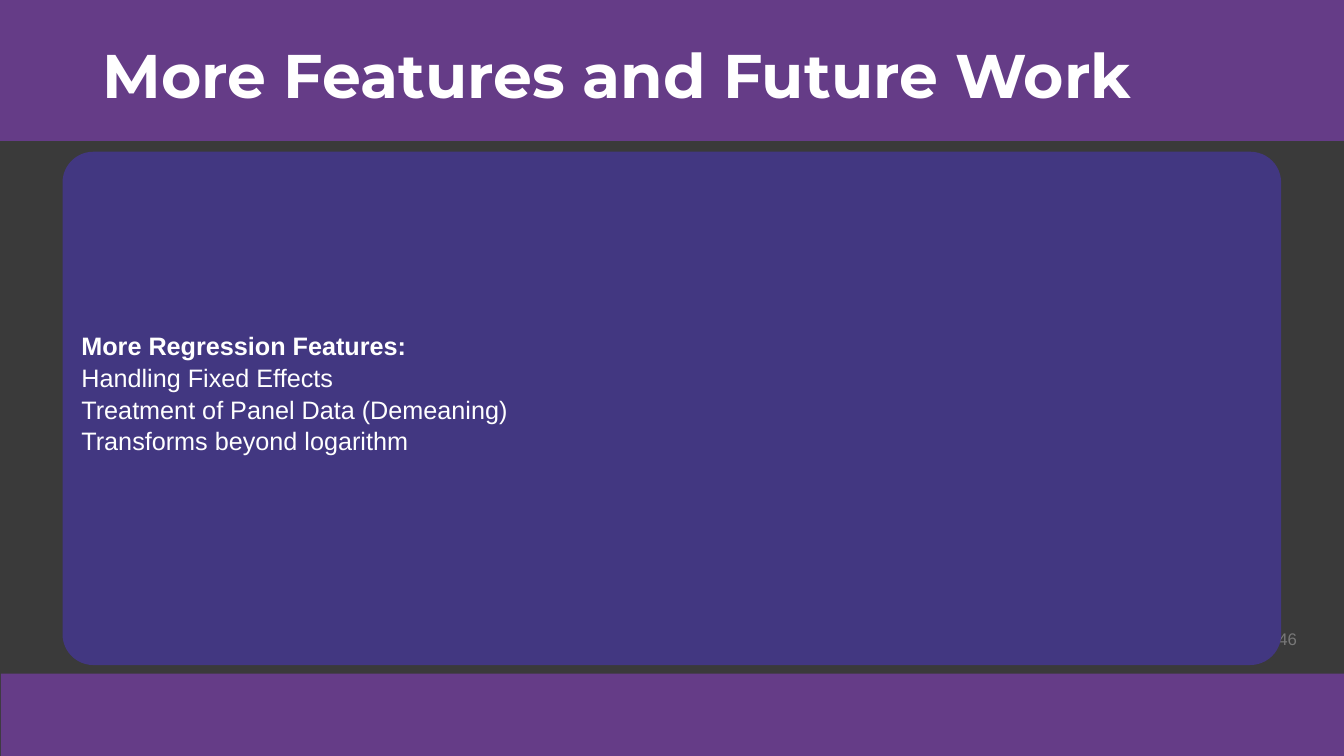
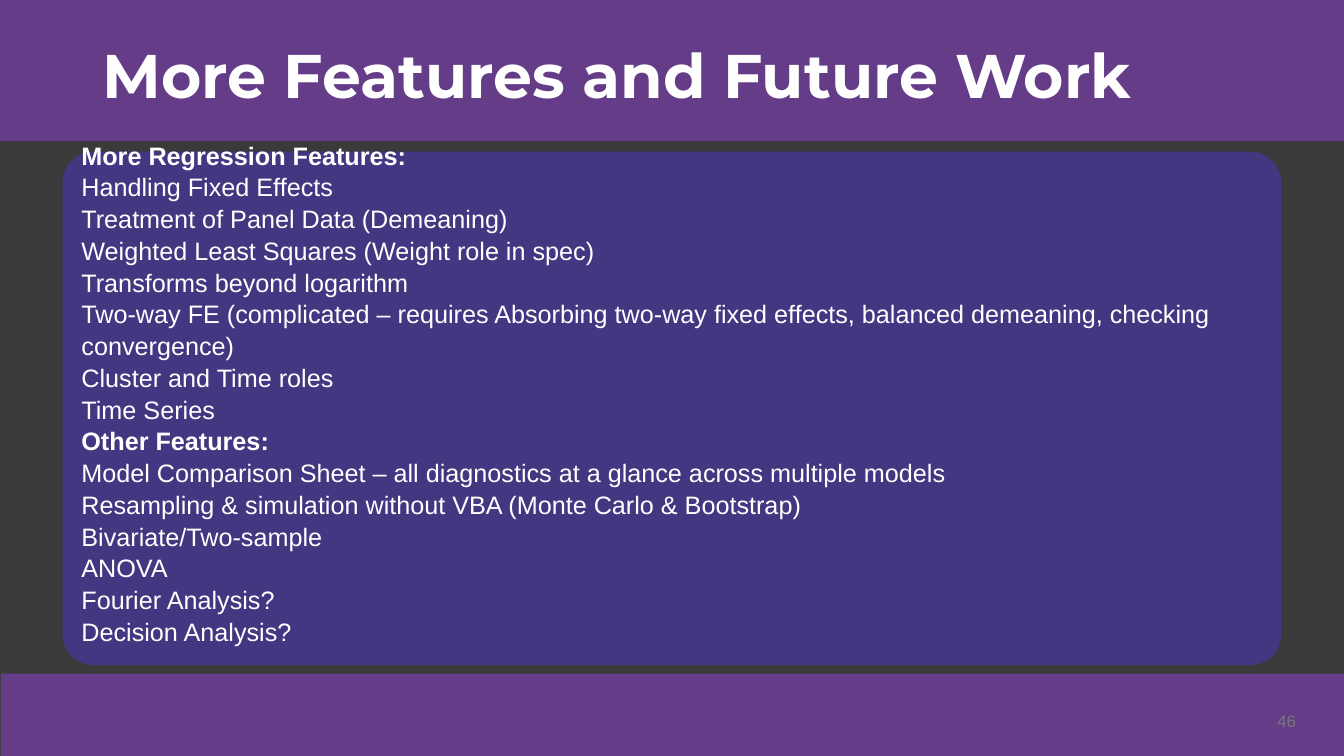
Before and after one commit to colodnerdata/Statistical_Analysis_Lambda_Catalog, a slide deck: slide 46 of Presentations/Excel is Turing Complete CECOP Colodner.pptx. Drawn at 1344x756 pixels with LibreOffice and Linux fonts; fonts in the diff are those of the drawing. Boxes give left, top, right and bottom in pixels: in the first picture for what was removed or moved away, otherwise in the second. Text is boxed around its words. In the diff, an @@ line names an element or a change of style, - is before the commit and + after.

```diff
--- a/Presentations/Excel is Turing Complete CECOP Colodner.pptx
+++ b/Presentations/Excel is Turing Complete CECOP Colodner.pptx
@@ rounded rectangle "More Regression Features:" at (63,152,1281,665): columns 2 to 1 @@
@@ text in rounded rectangle at (81,241,595,266): paragraph added @@
+Weighted Least Squares (Weight role in spec)
@@ text in rounded rectangle at (81,304,1209,646): paragraphs added @@
+Two-way FE (complicated – requires Absorbing two-way fixed effects, balanced demeaning, checking convergence)
+Cluster and Time roles
+Time Series
+Other Features:
+Model Comparison Sheet – all diagnostics at a glance across multiple models
+Resampling & simulation without VBA (Monte Carlo & Bootstrap)
+Bivariate/Two-sample
+ANOVA
+Fourier Analysis?
+Decision Analysis?
@@ page number: place and size @@
-page number at (1278,632,1297,647)
+page number at (1277,715,1296,727)
```
Also in this commit, not shown: 12 other slides changed, 1 slide added, 1 slide removed, 2 other files.
